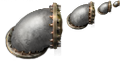
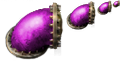
Layers edited between the first and the second 120 x 64 image:
pixels changed over [10, 1, 118, 54] (layer not identified)
